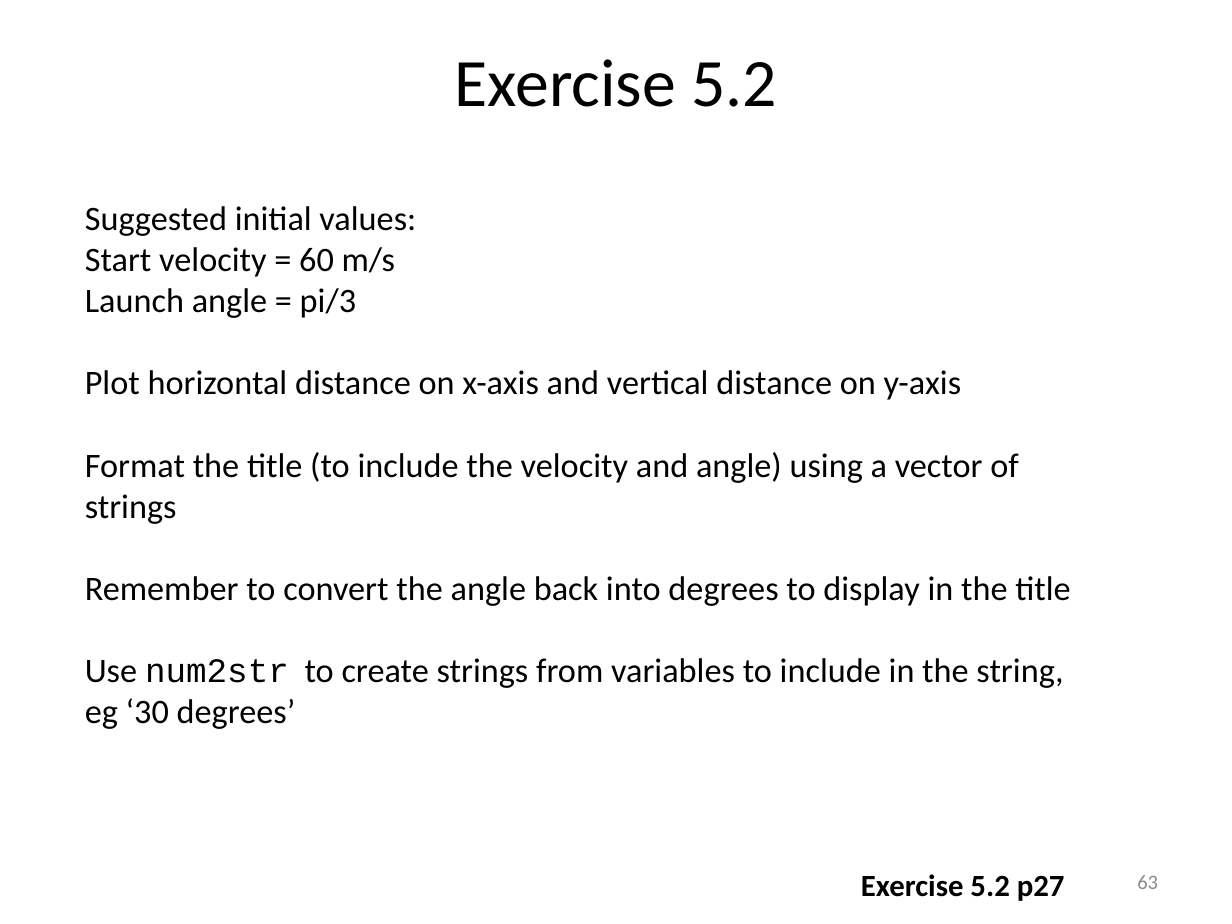
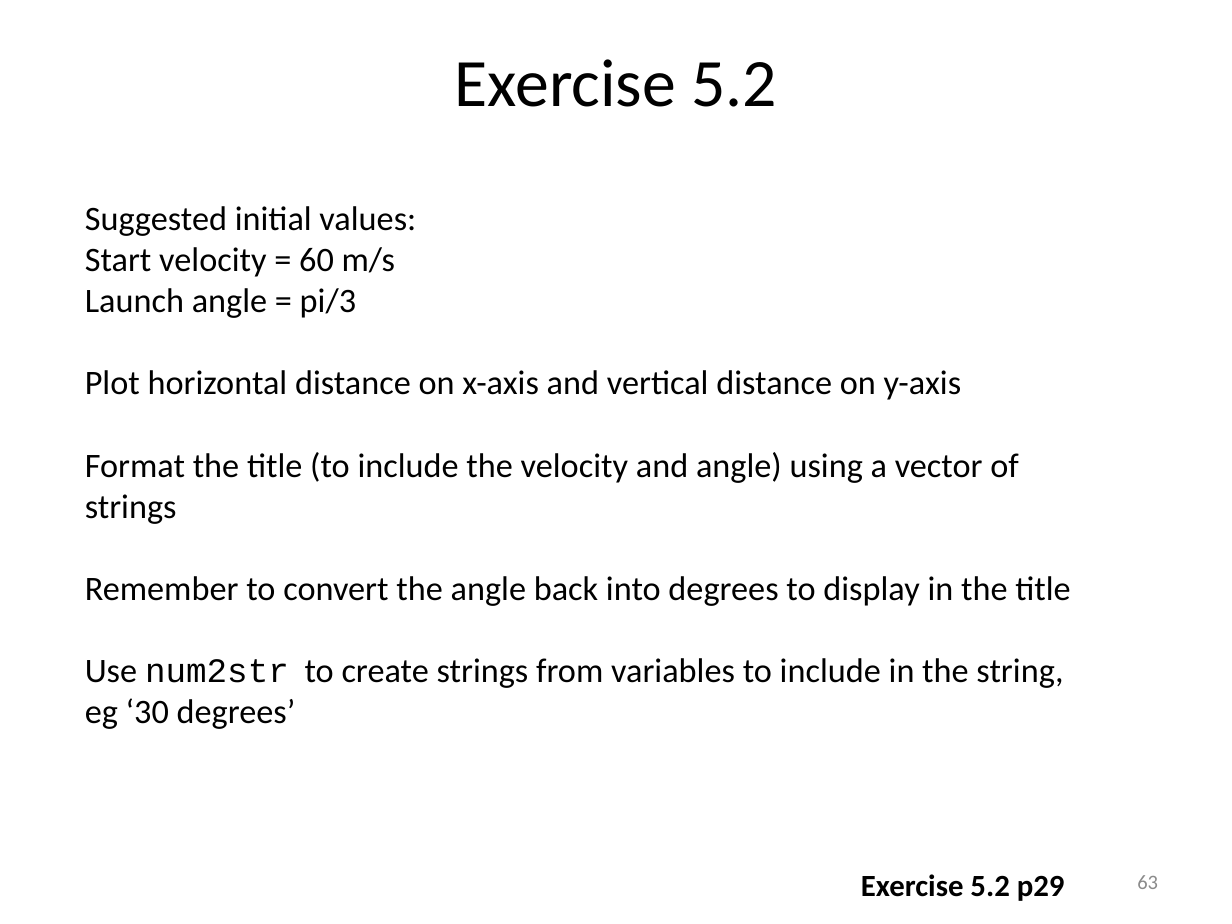
Before and after one commit to louisepb/MatlabBasicCourse, a slide deck: slide 63 of Introduction to MATLAB for Engineers.pptx. Drawn at 1232x924 pixels with LibreOffice and Linux fonts; fonts in the diff are those of the drawing. Boxes give left, top, right and bottom in pixels: in the first picture for what was removed or moved away, otherwise in the second. Text is boxed around its words. In the diff, an @@ line names an element or a change of style, - is before the commit and + after.

```diff
--- a/Introduction to MATLAB for Engineers.pptx
+++ b/Introduction to MATLAB for Engineers.pptx
@@ text at [861,874,1065,901]: text changed @@
-Exercise 5.2 p27
+Exercise 5.2 p29
```
Also in this commit, not shown: 1 other slide changed.
